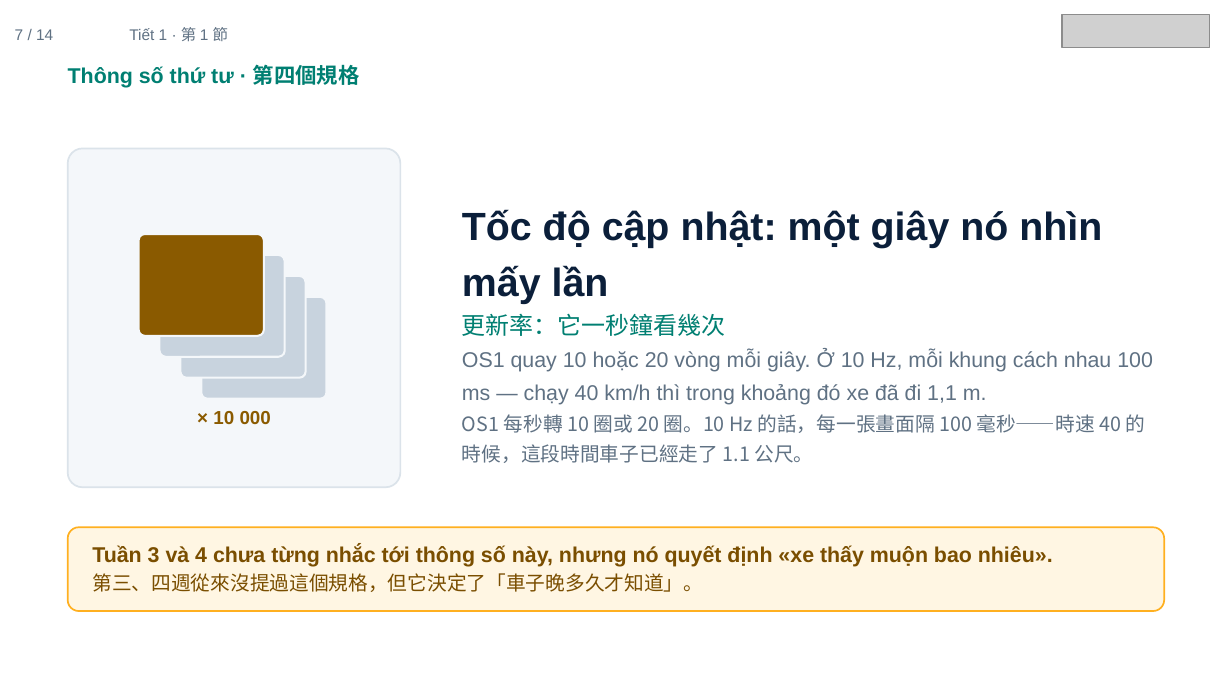
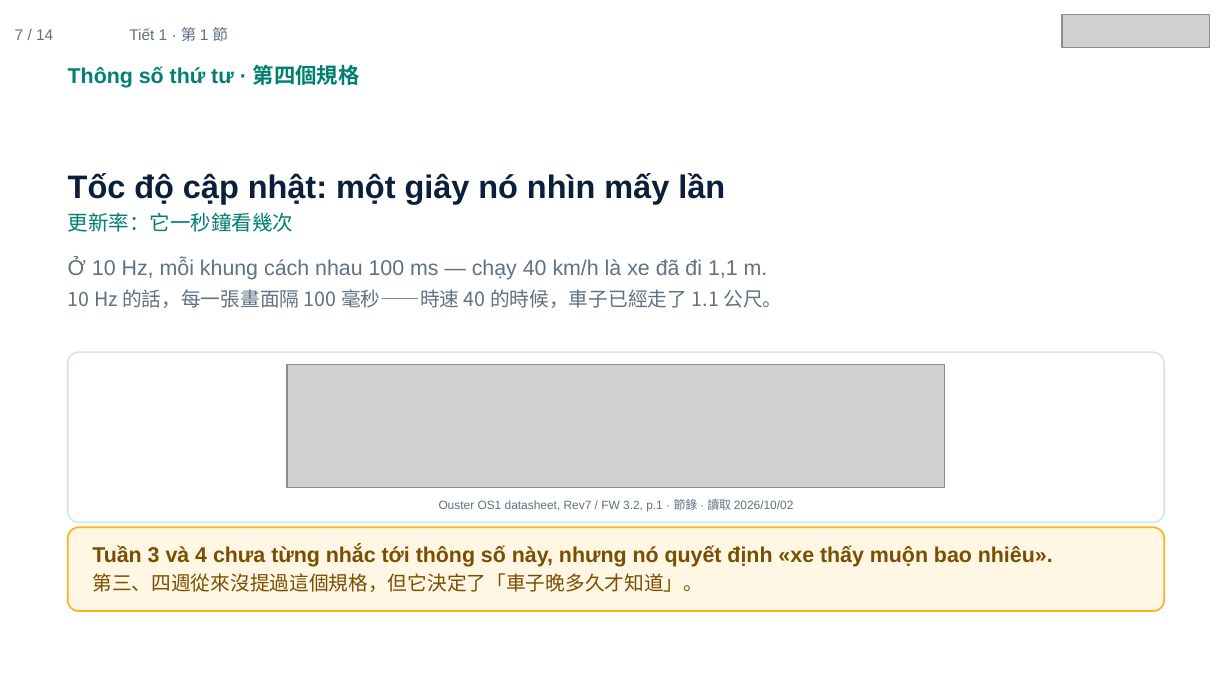
Before and after one commit to ch-neural/MITUST-Principles-of-Self-Driving-Cars, a slide deck: slide 7 of 第五週(10-08)/第五週_第1節_簡報.pptx. Drawn at 1232x693 pixels with LibreOffice and Linux fonts; fonts in the diff are those of the drawing; grey boxes stand for pictures. Boxes give left, top, right and bottom in pixels: in the first picture for what was removed or moved away, otherwise in the second. Text is boxed around its words. In the diff, an @@ line names an element or a change of style, - is before the commit and + after.

```diff
--- a/第五週(10-08)/第五週_第1節_簡報.pptx
+++ b/第五週(10-08)/第五週_第1節_簡報.pptx
@@ rounded rectangle removed at bbox=[68, 149, 400, 488] @@
@@ text "Tốc độ cập nhật: một ...": place and size @@
-text "Tốc độ cập nhật: một ..." at bbox=[462, 209, 1102, 336]
+text "Tốc độ cập nhật: một ..." at bbox=[68, 173, 725, 232]
@@ text "Tốc độ cập nhật: một ..." at bbox=[68, 173, 725, 232]: size 23 to 19 pt in "Tốc độ cập nhật: một giây nó ..."; size 14 to 12 pt in "更新率：它一秒鐘看幾次" @@
@@ rounded rectangle removed at bbox=[139, 234, 265, 336] @@
@@ text at bbox=[68, 258, 782, 308]: text changed @@
-OS1 quay 10 hoặc 20 vòng mỗi giây. Ở 10 Hz, mỗi khung cách nhau 100 ms — chạy 40 km/h thì trong khoảng đó xe đã đi 1,1 m.
-OS1 每秒轉 10 圈或 20 圈。10 Hz 的話，每一張畫面隔 100 毫秒——時速 40 的時候，這段時間車子已經走了 1.1 公尺。
+Ở 10 Hz, mỗi khung cách nhau 100 ms — chạy 40 km/h là xe đã đi 1,1 m.
+10 Hz 的話，每一張畫面隔 100 毫秒——時速 40 的時候，車子已經走了 1.1 公尺。
@@ rounded rectangle removed at bbox=[159, 255, 285, 357] @@
@@ rounded rectangle removed at bbox=[180, 276, 306, 378] @@
@@ rounded rectangle removed at bbox=[201, 297, 326, 399] @@
@@ rounded rectangle added at bbox=[68, 352, 1164, 522], fill #FFFFFF, outline #DBE3EA 1 pt @@
@@ picture added at bbox=[287, 365, 945, 488] @@
@@ text removed at bbox=[213, 411, 271, 424] @@
-× 10 000
@@ text added at bbox=[439, 499, 794, 512], 7 pt, text #5F7183 @@
+Ouster OS1 datasheet, Rev7 / FW 3.2, p.1 · 節錄 · 讀取 2026/10/02
```
Also in this commit, not shown: 6 other slides changed, 4 other files.
